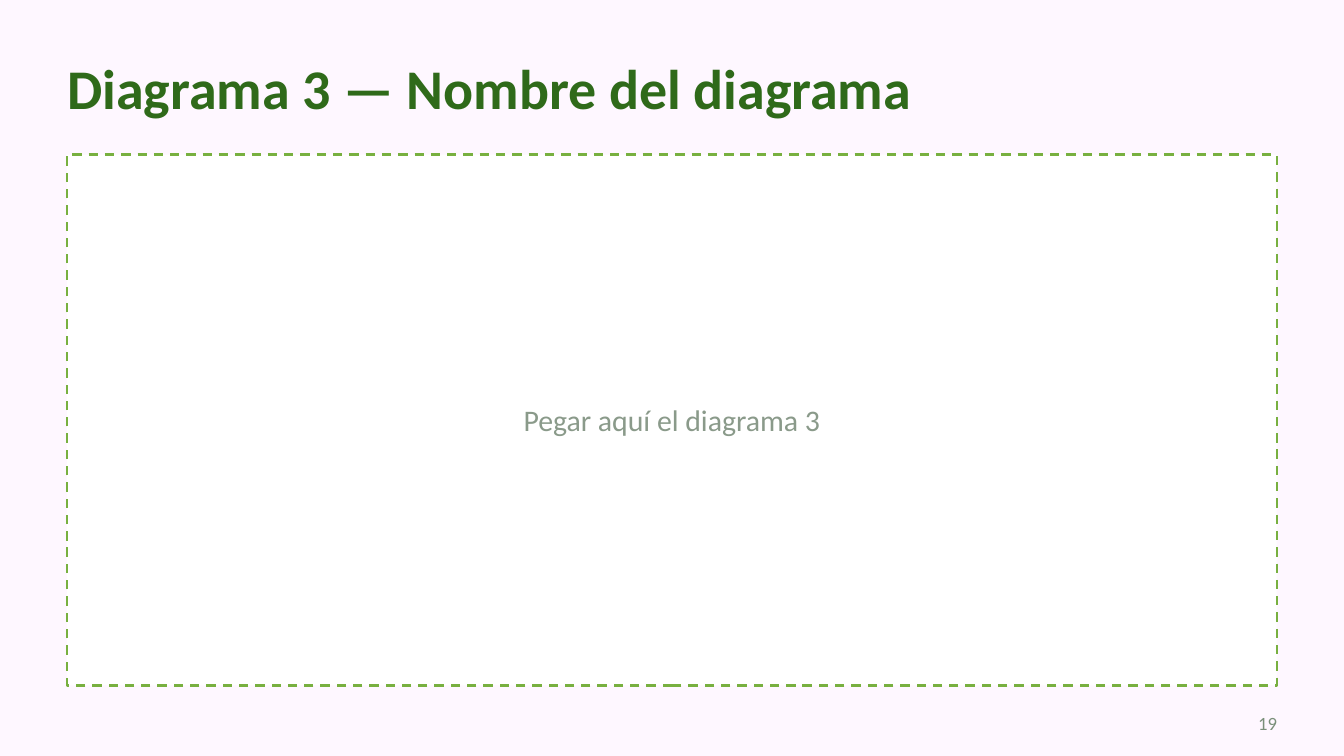
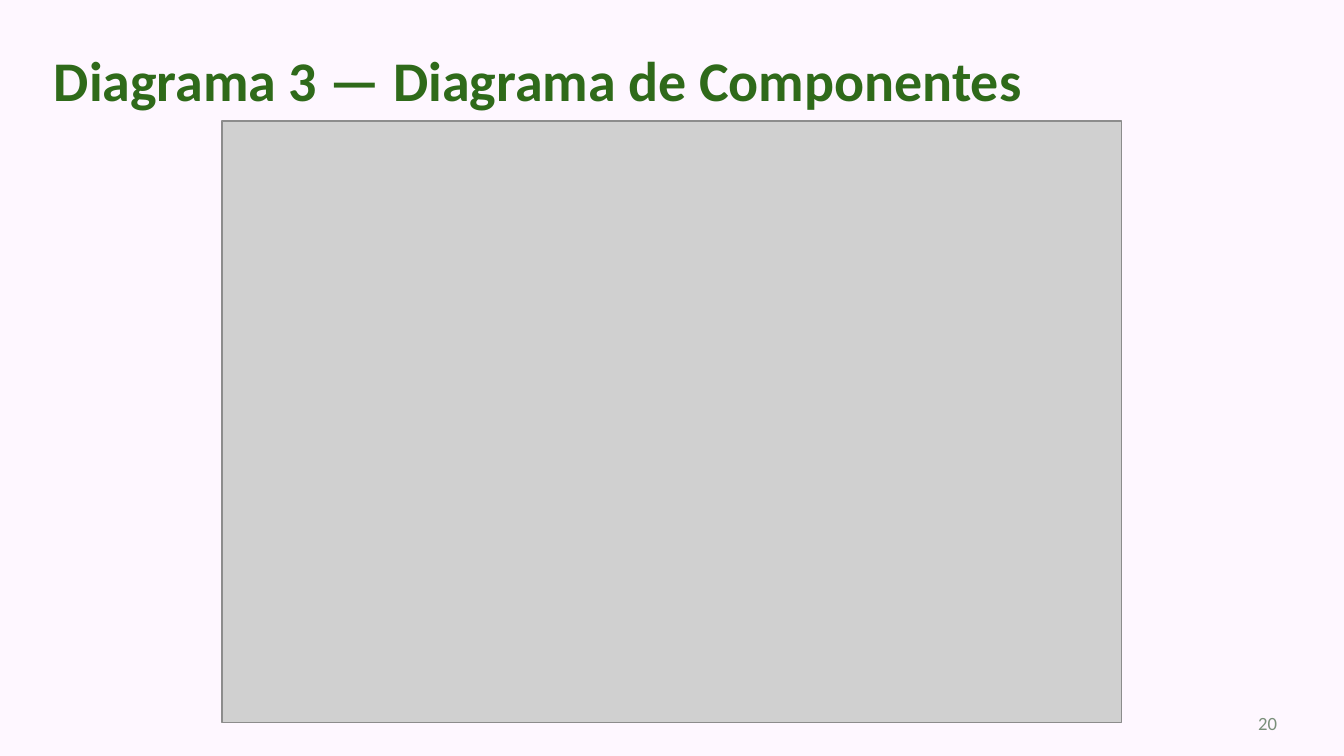
Before and after one commit to Zylohw/Leaf-Counter, a slide deck: slide 20 of docs/Presentacion/Leaf_Presentacion_v1.pptx (slide 19 before the commit). Drawn at 1344x756 pixels with LibreOffice and Linux fonts; fonts in the diff are those of the drawing; grey boxes stand for pictures. Boxes give left, top, right and bottom in pixels: in the first picture for what was removed or moved away, otherwise in the second. Text is boxed around its words. In the diff, an @@ line names an element or a change of style, - is before the commit and + after.

```diff
--- a/docs/Presentacion/Leaf_Presentacion_v1.pptx
+++ b/docs/Presentacion/Leaf_Presentacion_v1.pptx
@@ title at (54, 61, 1021, 111): text changed @@
-Diagrama 3 — Nombre del diagrama
+Diagrama 3 — Diagrama de Componentes
@@ picture added at (222, 121, 1121, 722) @@
@@ rectangle removed at (67, 155, 1277, 685) @@
@@ text removed at (524, 410, 820, 436) @@
-Pegar aquí el diagrama 3
@@ page number at (1258, 718, 1277, 730): text changed @@
-19
+20
```
Also in this commit, not shown: 28 other slides changed, 2 slides added, 5 slides removed, 1 other file.
